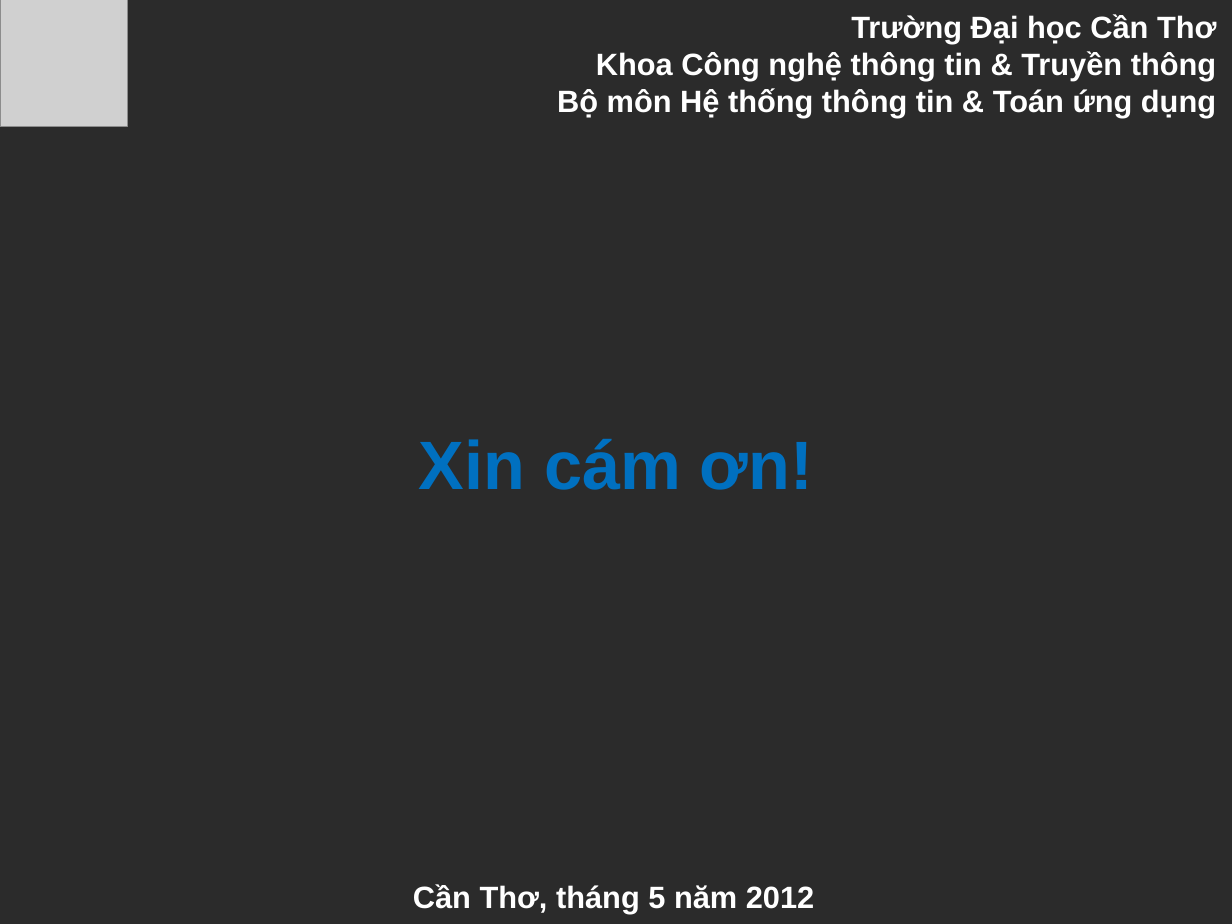
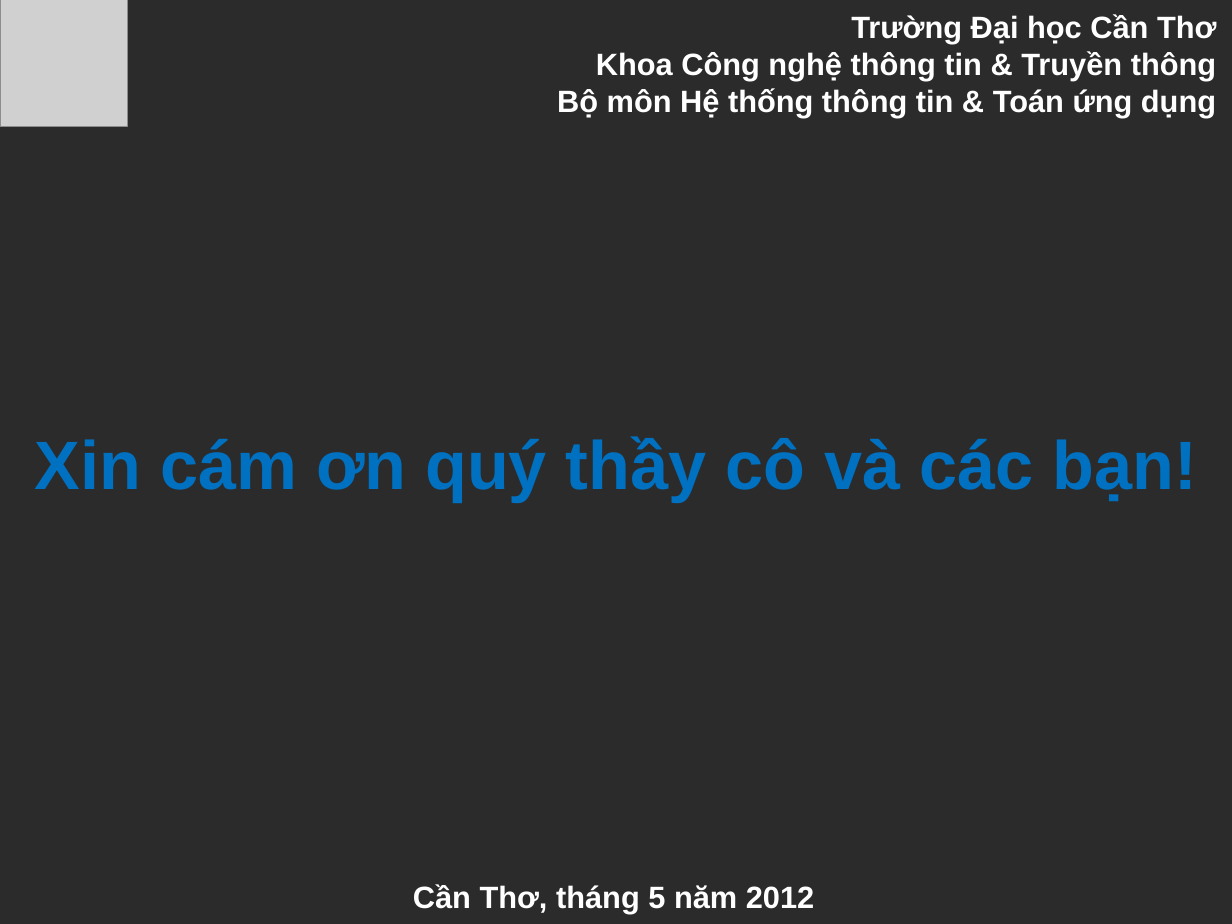
Before and after one commit to hdnha11/lvtn-giaothongct, a slide deck: slide 26 of Reports/Presentation.pptx (slide 25 before the commit). Drawn at 1232x924 pixels with LibreOffice and Linux fonts; fonts in the diff are those of the drawing; grey boxes stand for pictures; background and template pictures are left out; a plain dark background stands for a picture behind light text. Boxes give left, top, right and bottom in pixels: in the first picture for what was removed or moved away, otherwise in the second. Text is boxed around its words. In the diff, an @@ line names an element or a change of style, - is before the commit and + after.

```diff
--- a/Reports/Presentation.pptx
+++ b/Reports/Presentation.pptx
@@ title at [35,436,1196,501]: text changed @@
-Xin cám ơn!
+Xin cám ơn quý thầy cô và các bạn!
```
Also in this commit, not shown: 4 other slides changed, 3 slides added, 2 slides removed, 1 other file.
